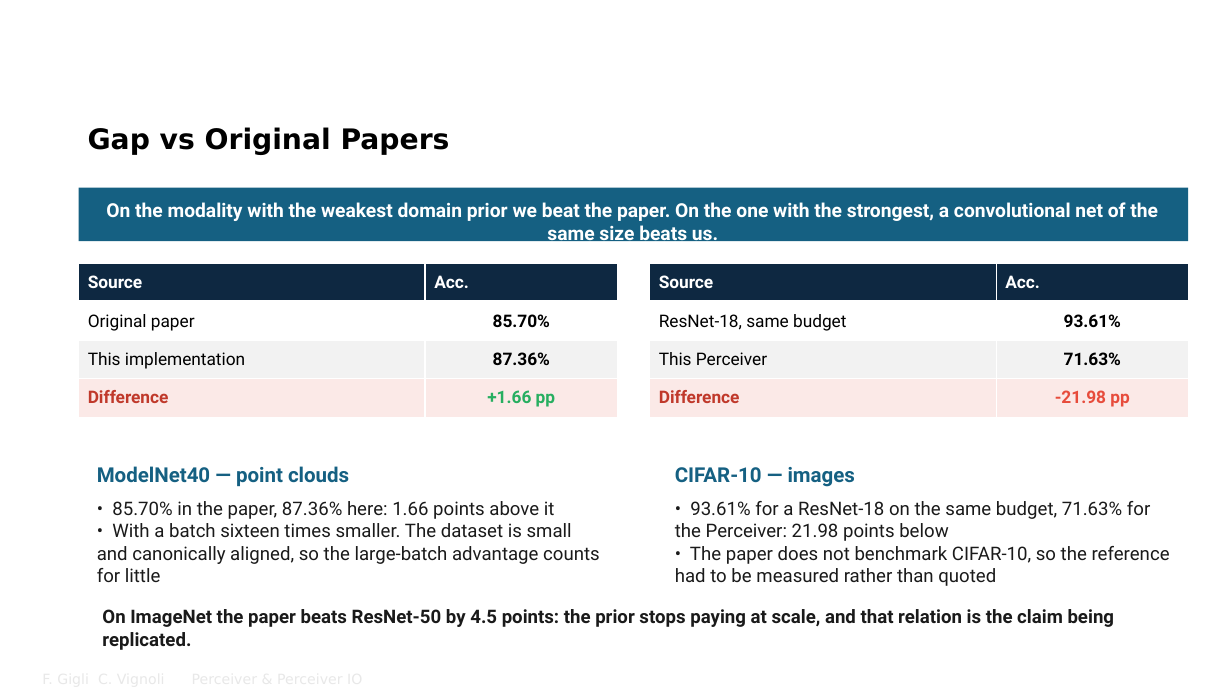
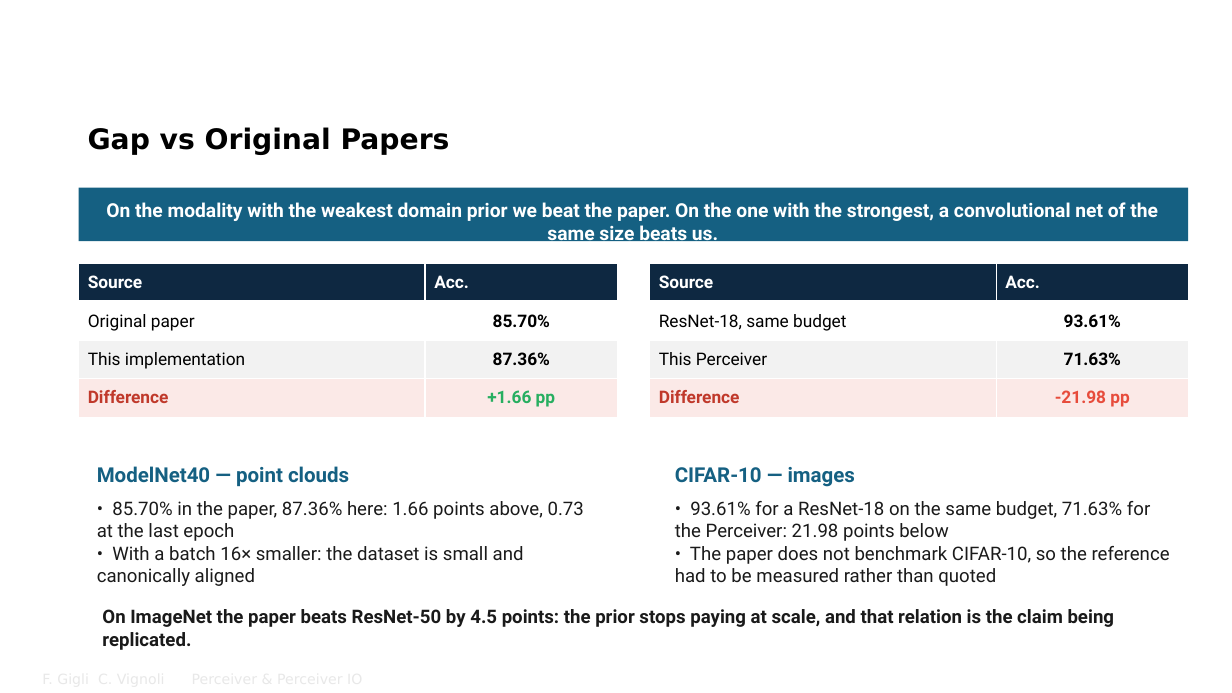
Before and after one commit to FrancescoGigli/Perceiver_project, a slide deck: slide 36 of sito/slide/Perceiver & Perceiver IO.pptx. Drawn at 1232x693 pixels with LibreOffice and Linux fonts; fonts in the diff are those of the drawing; background and template pictures are left out. Boxes give left, top, right and bottom in pixels: in the first picture for what was removed or moved away, otherwise in the second. Text is boxed around its words. In the diff, an @@ line names an element or a change of style, - is before the commit and + after.

```diff
--- a/sito/slide/Perceiver & Perceiver IO.pptx
+++ b/sito/slide/Perceiver & Perceiver IO.pptx
@@ text at [97, 501, 584, 586]: text changed @@
-• 85.70% in the paper, 87.36% here: 1.66 points above it
-• With a batch sixteen times smaller. The dataset is small and canonically aligned, so the large-batch advantage counts for little
+• 85.70% in the paper, 87.36% here: 1.66 points above, 0.73 at the last epoch
+• With a batch 16× smaller: the dataset is small and canonically aligned
```
Also in this commit, not shown: 9 other slides changed, 28 other files.
